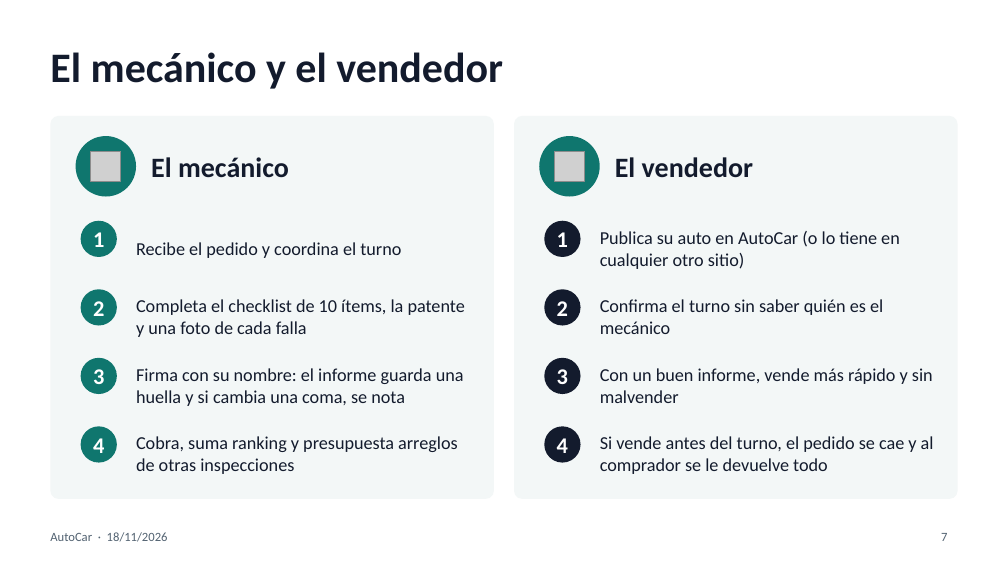
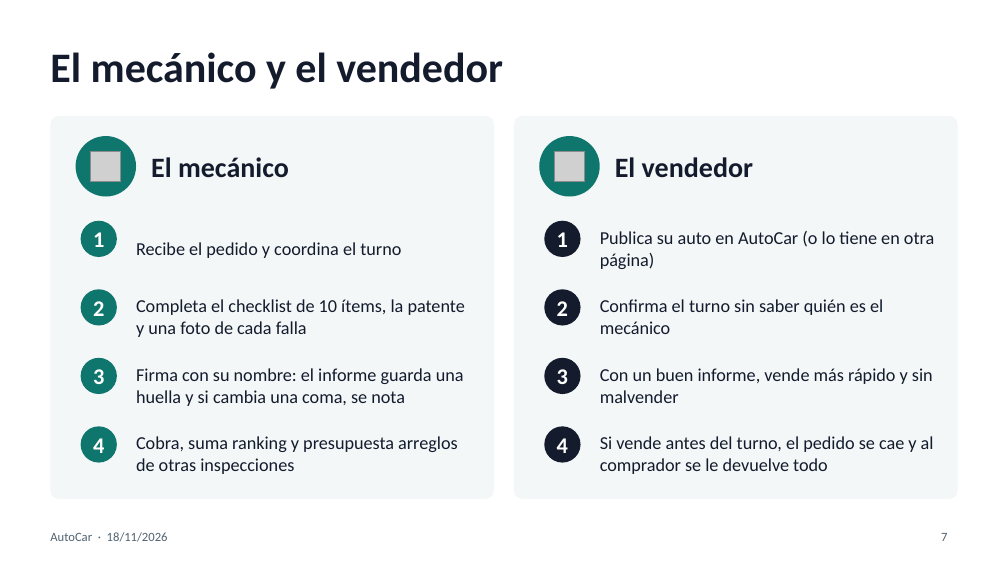
Before and after one commit to Fedekasparian/AutoCarFrontend, a slide deck: slide 7 of Entrega_Final/AutoCar-presentacion-final.pptx. Drawn at 1008x567 pixels with LibreOffice and Linux fonts; fonts in the diff are those of the drawing; grey boxes stand for pictures. Boxes give left, top, right and bottom in pixels: in the first picture for what was removed or moved away, otherwise in the second. Text is boxed around its words. In the diff, an @@ line names an element or a change of style, - is before the commit and + after.

```diff
--- a/Entrega_Final/AutoCar-presentacion-final.pptx
+++ b/Entrega_Final/AutoCar-presentacion-final.pptx
@@ text at bbox=[600, 231, 934, 269]: text changed @@
-Publica su auto en AutoCar (o lo tiene en cualquier otro sitio)
+Publica su auto en AutoCar (o lo tiene en otra página)
```
Also in this commit, not shown: 1 other slide changed.
